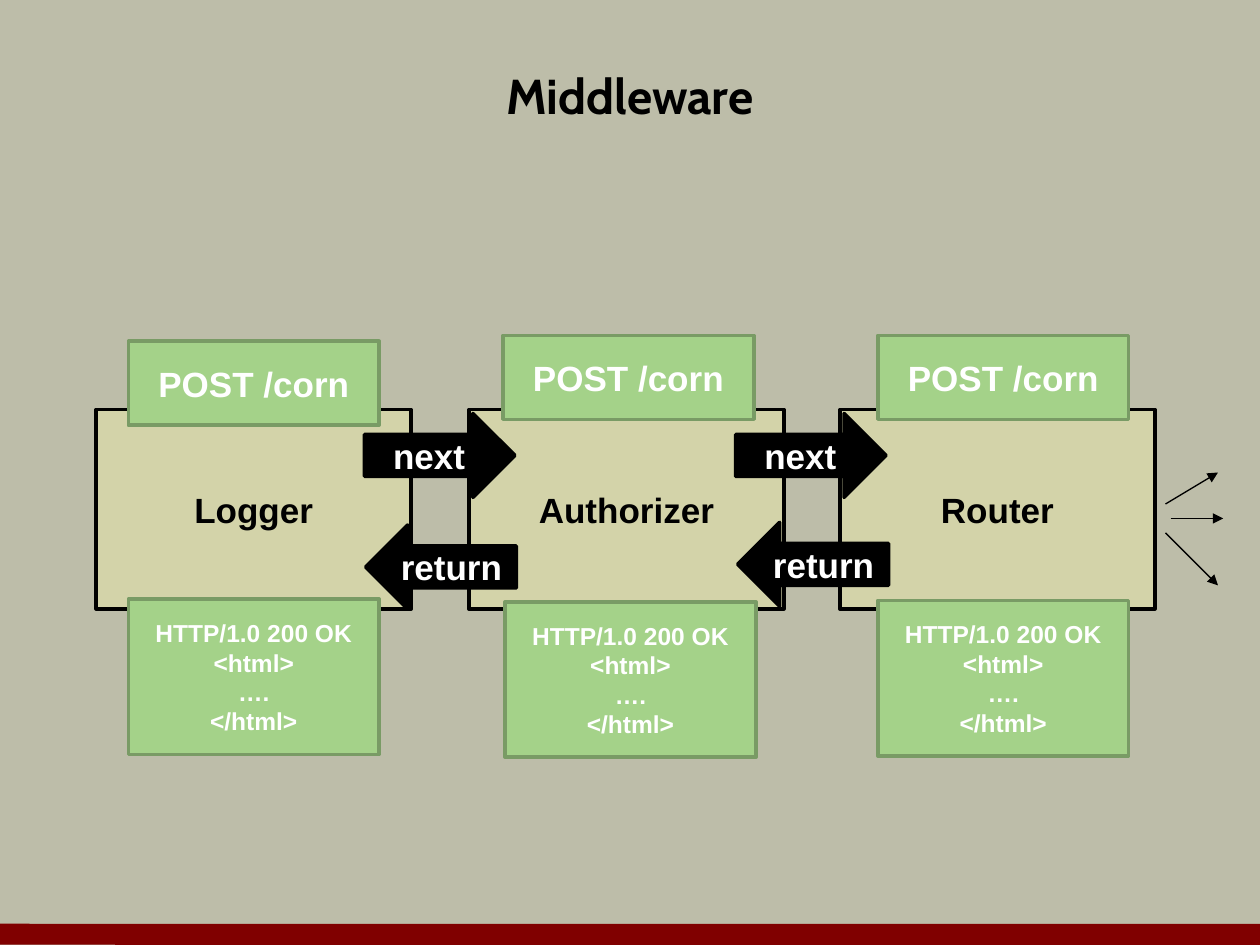
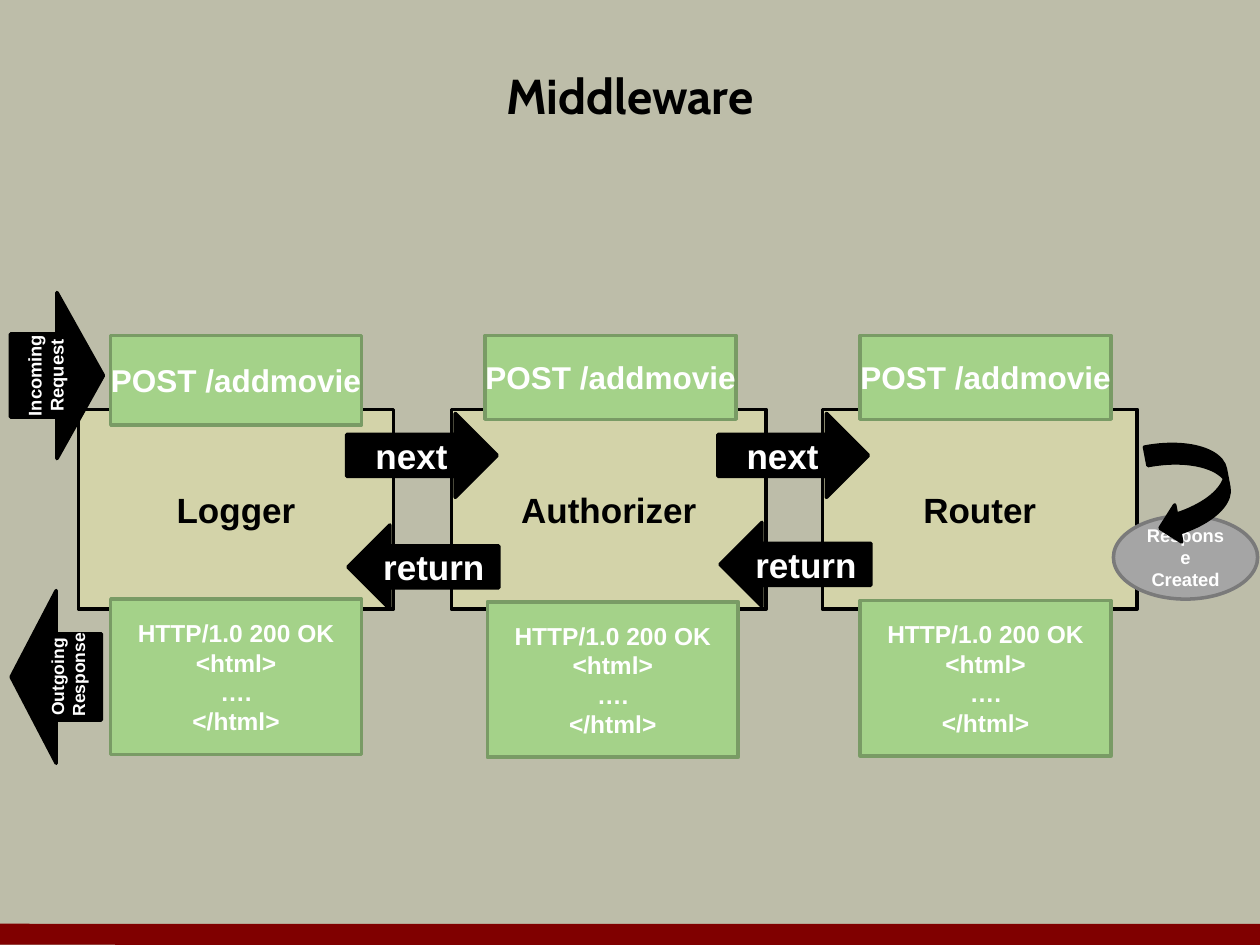
Before and after one commit to OdeToCode/classes, a slide deck: slide 5 of aspnet5/slides/a1_middleware.pptx. Drawn at 1260x945 pixels with LibreOffice and Linux fonts; fonts in the diff are those of the drawing; background and template pictures are left out. Boxes give left, top, right and bottom in pixels: in the first picture for what was removed or moved away, otherwise in the second. Text is boxed around its words. In the diff, an @@ line names an element or a change of style, - is before the commit and + after.

```diff
--- a/aspnet5/slides/a1_middleware.pptx
+++ b/aspnet5/slides/a1_middleware.pptx
@@ right arrow added at (x1=10, y1=292, x2=103, y2=459), fill #000000, outline #000000 2 pt, 10.5 pt, text #FFFFFF, bold @@
+Incoming
+Request
@@ rectangle "POST /addmovie" resized from (x1=129, y1=341, x2=379, y2=426) to (x1=111, y1=335, x2=362, y2=425) @@
@@ 4 rectangles, 2 right arrows, 2 arrows, 1 left arrow moved together from (x1=96, y1=335, x2=1223, y2=755) to (x1=78, y1=335, x2=1206, y2=755) @@
@@ 4 rectangles, 1 left arrow moved together from (x1=365, y1=335, x2=1155, y2=757) to (x1=348, y1=335, x2=1138, y2=757) @@
@@ text in rectangle at (x1=111, y1=367, x2=361, y2=398): text changed; size 20 to 18 pt @@
-POST /corn
+POST /addmovie
@@ text in rectangle at (x1=485, y1=364, x2=736, y2=395): text changed; size 20 to 18 pt @@
-POST /corn
+POST /addmovie
@@ text in rectangle at (x1=860, y1=364, x2=1111, y2=395): text changed; size 20 to 18 pt @@
-POST /corn
+POST /addmovie
@@ curved left arrow added at (x1=1144, y1=434, x2=1237, y2=547), fill #000000, outline #000000 2 pt @@
@@ arrow removed from (1166, 504) to (1218, 472) @@
@@ ellipse added at (x1=1114, y1=515, x2=1257, y2=598), fill #A5A5A5, outline #7A7A7A 2 pt, 10.5 pt, text #FFFFFF, bold @@
+Response
+Created
@@ right arrow added at (x1=11, y1=591, x2=102, y2=764), fill #000000, outline #000000 2 pt, 10 pt, text #FFFFFF, bold @@
+Outgoing
+Response
```
Also in this commit, not shown: 12 other files.
